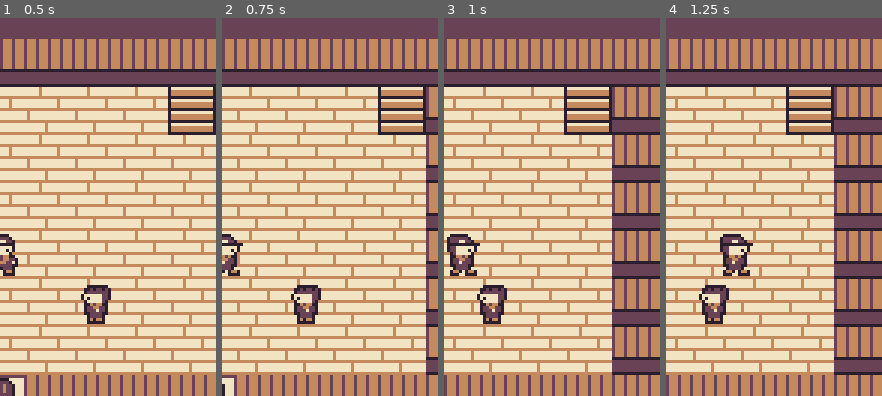
Above: before the commit, frames 1-4 (left to right).
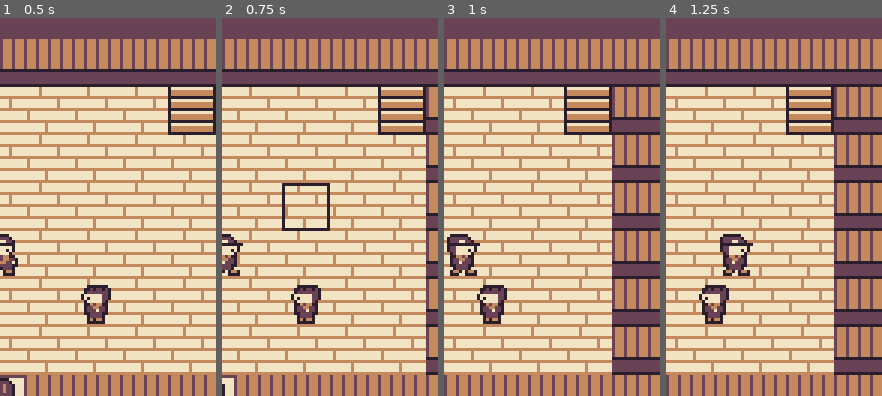
Above: after the commit, the same moments.

Repository: Erste-Hilfe-Hero/Remakeee
Game: Godot game, scene res://scenes/overworld/Overworld.tscn
Same seed, same stepped clock (60 frames per second), same inputs: the game is played once before the commit and once after it. This scene is started directly instead of the project's main scene.
Inputs (mouse positions are % of the whole screen's width and height, from its top left):
- Up to frame 1 (0.5 s): no input
- Up to frame 2 (0.75 s): tap Enter (ui_accept) at 0.5 s; move the mouse to (72, 46) at 0.52 s; hold Right (ui_right) from 0.53 s (still down); tap R (battle_auto) at 0.6 s; click (72, 46) at 0.67 s
- Up to frame 3 (1 s): keep holding Right (ui_right); tap Enter (ui_accept) at 0.77 s
- Up to frame 4 (1.25 s): keep holding Right (ui_right)
The pictures show only the part of the screen within x 50-100%, y 23-73%; the shares and areas given below are measured in that part.

Frame 1 is identical in both runs. In frame 2, 0.7% of the frame differs, in the area x 27-50%, y 43-57%; in frame 3, nothing differs; in frame 4, nothing differs.

Commit message:
Show where a tap leads and replan blocked walks (plan items 1812-1814, 1822)
A tapped target blinks with a frame for 0.4 s; a cell no way leads to gets a small X and
the cancel sound. A new tap while walking plans from the next cell. When a walking villager
steps into the path, the way is planned again after 0.3 s (up to five times).

Co-Authored-By: Claude Opus 5.5 <noreply@anthropic.com>
Claude-Session: https://claude.ai/code/session_01QqDVFmrX9Z6oBDqvS3AtvS

Diff:
--- a/scripts/overworld/Overworld.gd
+++ b/scripts/overworld/Overworld.gd
@@ -123,6 +123,7 @@
 	player.can_move = _can_enter
 	player.stepped.connect(_on_player_stepped)
 	player.interact.connect(_on_interact)
+	player.path_blocked.connect(_on_path_blocked)
 	_entities.add_child(player)
 	var hint := InteractHint.new()
 	hint.ow = self
@@ -839,9 +840,12 @@
 	return k == TilesetFactory.Kind.COUNTER or k == TilesetFactory.Kind.PLANK
 
 ## Walks toward [param cell]; NPCs, signs, counters and finds get walked up to and used.
-func tap_cell(cell: Vector2i) -> void:
+func tap_cell(cell: Vector2i, marker: bool = true) -> void:
 	if not map.in_bounds(cell) or cell == player.cell:
 		return
+	_tap_goal = cell
+	if marker:
+		_tap_retries = 0
 	var gear: Array = GameState.owned_gear()
 	var passable: Callable = func(c: Vector2i) -> bool: return PuzzleRoom.passable(map, c, gear) and npc_at(c) == null
 	# Tapping across water or a ledge: walk to the gear spot and use it.
@@ -859,10 +863,54 @@
 		else:
 			player.follow(PathFinder.find_adjacent(player.cell, cell, passable))
 		return
+	var route: Array[Vector2i] = []
+	var reached: bool = false
 	if npc_at(cell) != null or used_on_arrival(map, cell, GameState.flags):
-		player.follow(PathFinder.find_adjacent(player.cell, cell, passable), cell)
+		route = PathFinder.find_adjacent(player.cell, cell, passable)
+		reached = not route.is_empty() or PathFinder.is_adjacent(cell, player.cell)
+		player.follow(route, cell if reached else Player.NO_TARGET)
 	else:
-		player.follow(PathFinder.find(player.cell, cell, passable))
+		route = PathFinder.find(player.cell, cell, passable)
+		reached = not route.is_empty()
+		player.follow(route)
+	if marker:
+		show_tap_marker(cell, reached)
+
+## The final cell of the last tap and how often a blocked walk was planned again (item 1822).
+var _tap_goal: Vector2i = Player.NO_TARGET
+var _tap_retries: int = 0
+const TAP_RETRY_DELAY: float = 0.3
+const TAP_RETRY_MAX: int = 5
+const TAP_MARKER_TIME: float = 0.4
+
+## A walking villager stepped into the tapped path: plan the way again after 0.3 s instead of
+## standing still (item 1822). Boulders and closed gear spots are not retried.
+func _on_path_blocked(next: Vector2i) -> void:
+	if npc_at(next) == null or _tap_retries >= TAP_RETRY_MAX or _tap_goal == Player.NO_TARGET:
+		return
+	_tap_retries += 1
+	var goal: Vector2i = _tap_goal
+	await get_tree().create_timer(TAP_RETRY_DELAY).timeout
+	if busy or player.moving or not player.path.is_empty() or _tap_goal != goal:
+		return
+	tap_cell(goal, false)
+
+## Shows where a tap leads: a blinking frame on the target for 0.4 s (item 1812), or a small X
+## and the "cancel" sound when no way leads there (item 1813).
+func show_tap_marker(cell: Vector2i, reachable: bool) -> TapMarker:
+	var old: Node = _entities.get_node_or_null("tap_marker")
+	if old != null:
+		old.name = "tap_marker_old"
+		old.queue_free()
+	var mk := TapMarker.new()
+	mk.name = "tap_marker"
+	mk.cross = not reachable
+	mk.life = TAP_MARKER_TIME
+	mk.position = GridWalker.cell_to_pos(cell)
+	_entities.add_child(mk)
+	if not reachable:
+		Sound.sfx("cancel")
+	return mk
 
 func _action_give_item(args: PackedStringArray, _speaker: NPC) -> void:
 	if args.is_empty():
--- a/scripts/overworld/Player.gd
+++ b/scripts/overworld/Player.gd
@@ -6,6 +6,8 @@
 
 signal interact(cell: Vector2i)
 signal stepped(cell: Vector2i)
+## A tap-to-move path ran into [param next], which became blocked (item 1822).
+signal path_blocked(next: Vector2i)
 
 ## Seconds a direction must be held after turning before walking starts.
 const TURN_GRACE: float = 0.09
@@ -73,6 +75,8 @@
 			step_dir = k
 	if step_dir.is_empty() or not can_move.call(next):
 		cancel_path()
+		if not step_dir.is_empty():
+			path_blocked.emit(next)
 		return
 	path.remove_at(0)
 	step(step_dir, path.size() >= RUN_AFTER)
--- /dev/null
+++ b/scripts/overworld/TapMarker.gd
@@ -0,0 +1,31 @@
+class_name TapMarker
+extends Node2D
+## Short mark on a tapped cell: a blinking frame where the Wayfarer walks to (item 1812), or a
+## small X on a cell no way leads to (item 1813). Frees itself after [member life] seconds.
+
+const BLINK: float = 0.1
+var cross: bool = false
+var life: float = 0.4
+var _t: float = 0.0
+
+func _ready() -> void:
+	z_index = 50
+
+func _process(delta: float) -> void:
+	_t += delta
+	if _t >= life:
+		queue_free()
+		return
+	var on: bool = GameState.reduce_motion or int(_t / BLINK) % 2 == 0
+	if visible != on:
+		visible = on
+
+func _draw() -> void:
+	var t: float = float(GridWalker.TILE)
+	if cross:
+		var a := Vector2(5, 5)
+		var b := Vector2(t - 5, t - 5)
+		draw_line(a, b, UITheme.INK, 1.0)
+		draw_line(Vector2(b.x, a.y), Vector2(a.x, b.y), UITheme.INK, 1.0)
+	else:
+		draw_rect(Rect2(Vector2(0.5, 0.5), Vector2(t - 1, t - 1)), UITheme.INK, false, 1.0)
--- a/tests/unit/test_ux_tap_only.gd
+++ b/tests/unit/test_ux_tap_only.gd
@@ -47,3 +47,52 @@
 					assert_false(Overworld.used_on_arrival(m, c, {str(sc.flag): true}))
 					return
 	pass_test("no hidden finds on any map")
+
+func _overworld() -> Overworld:
+	GameState.new_game(GameState.Difficulty.TAMER, "Tess", 0, "Kindlop")
+	var ow: Overworld = load("res://scenes/overworld/Overworld.tscn").instantiate()
+	add_child_autofree(ow)
+	await wait_process_frames(2)
+	ow.load_map("brindlewick", Vector2i(5, 1), "down")
+	ow.player.place(Vector2i(5, 1), "down")
+	return ow
+
+func _walkable_near(ow: Overworld, from: Vector2i) -> Vector2i:
+	for d: Vector2i in [Vector2i(0, 2), Vector2i(0, 3), Vector2i(2, 0), Vector2i(-2, 0), Vector2i(3, 0), Vector2i(-3, 0)]:
+		var c: Vector2i = from + d
+		if ow.map.is_walkable(c) and ow.npc_at(c) == null:
+			return c
+	return Vector2i(-1, -1)
+
+func test_tap_marks_the_target_with_a_frame() -> void:
+	var ow: Overworld = await _overworld()
+	var goal: Vector2i = _walkable_near(ow, ow.player.cell)
+	assert_ne(goal, Vector2i(-1, -1), "a walkable cell near the start")
+	ow.tap_cell(goal)
+	var mk: TapMarker = ow._entities.get_node_or_null("tap_marker")
+	assert_not_null(mk, "item 1812: the target blinks")
+	assert_false(mk.cross)
+	assert_false(ow.player.path.is_empty())
+	assert_eq(mk.position, GridWalker.cell_to_pos(goal))
+
+func test_unreachable_tap_shows_a_cross() -> void:
+	var ow: Overworld = await _overworld()
+	ow.tap_cell(Vector2i(0, 15))
+	var mk: TapMarker = ow._entities.get_node_or_null("tap_marker")
+	assert_not_null(mk)
+	assert_true(mk.cross, "item 1813: open water gets an X")
+	assert_true(ow.player.path.is_empty())
+	await wait_seconds(Overworld.TAP_MARKER_TIME + 0.15)
+	assert_false(is_instance_valid(mk), "the mark goes away by itself")
+
+func test_new_tap_while_walking_plans_from_the_next_cell() -> void:
+	var ow: Overworld = await _overworld()
+	var first: Vector2i = _walkable_near(ow, ow.player.cell)
+	ow.tap_cell(first)
+	await wait_process_frames(2)
+	assert_true(ow.player.moving, "the walk started")
+	var second: Vector2i = _walkable_near(ow, ow.player.cell)
+	ow.tap_cell(second)
+	assert_eq(ow._tap_goal, second)
+	if not ow.player.path.is_empty():
+		assert_true(PathFinder.is_adjacent(ow.player.path[0], ow.player.cell), "item 1814: the new way starts right after the current step")
Not shown, added: scripts/overworld/TapMarker.gd.uid
Not shown, changed: docs/plan5000/05_ux.md
